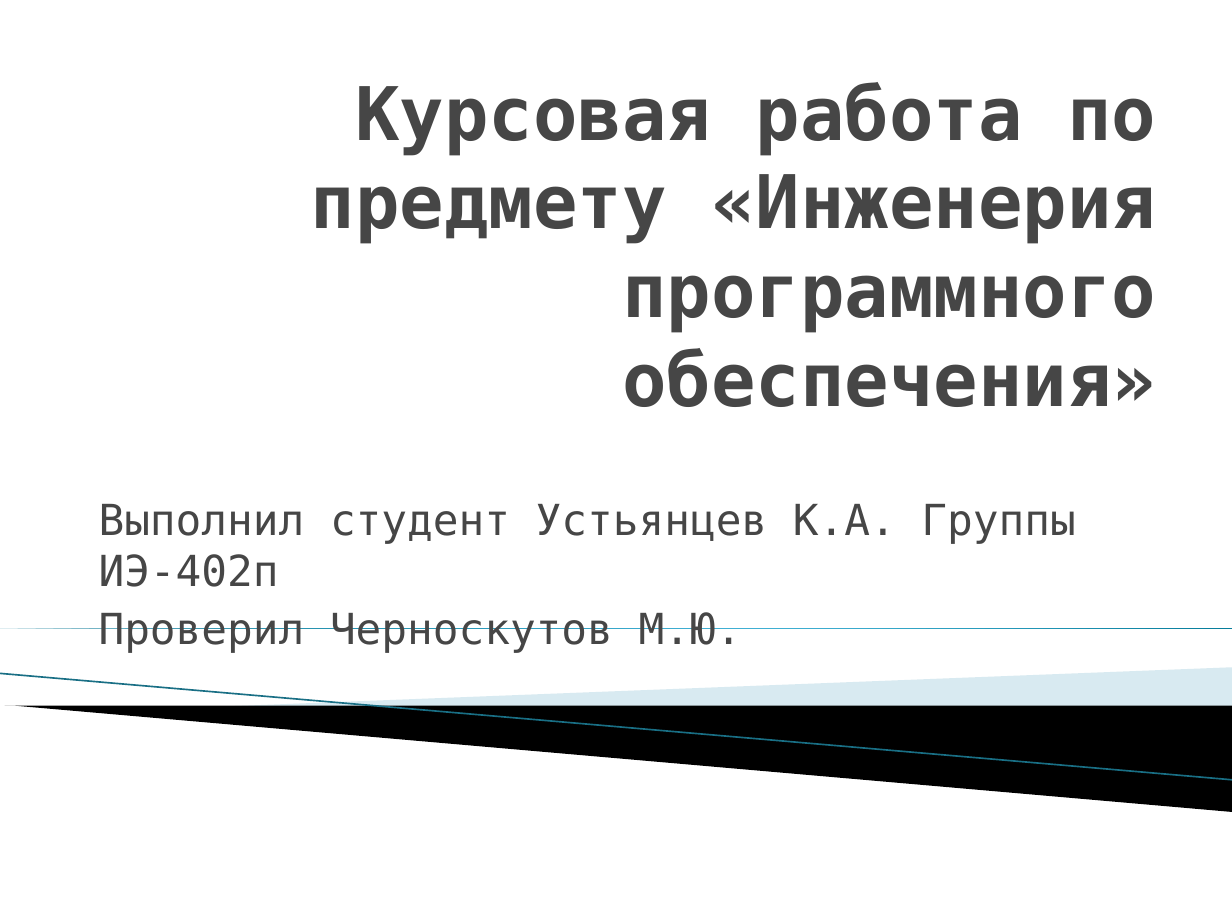
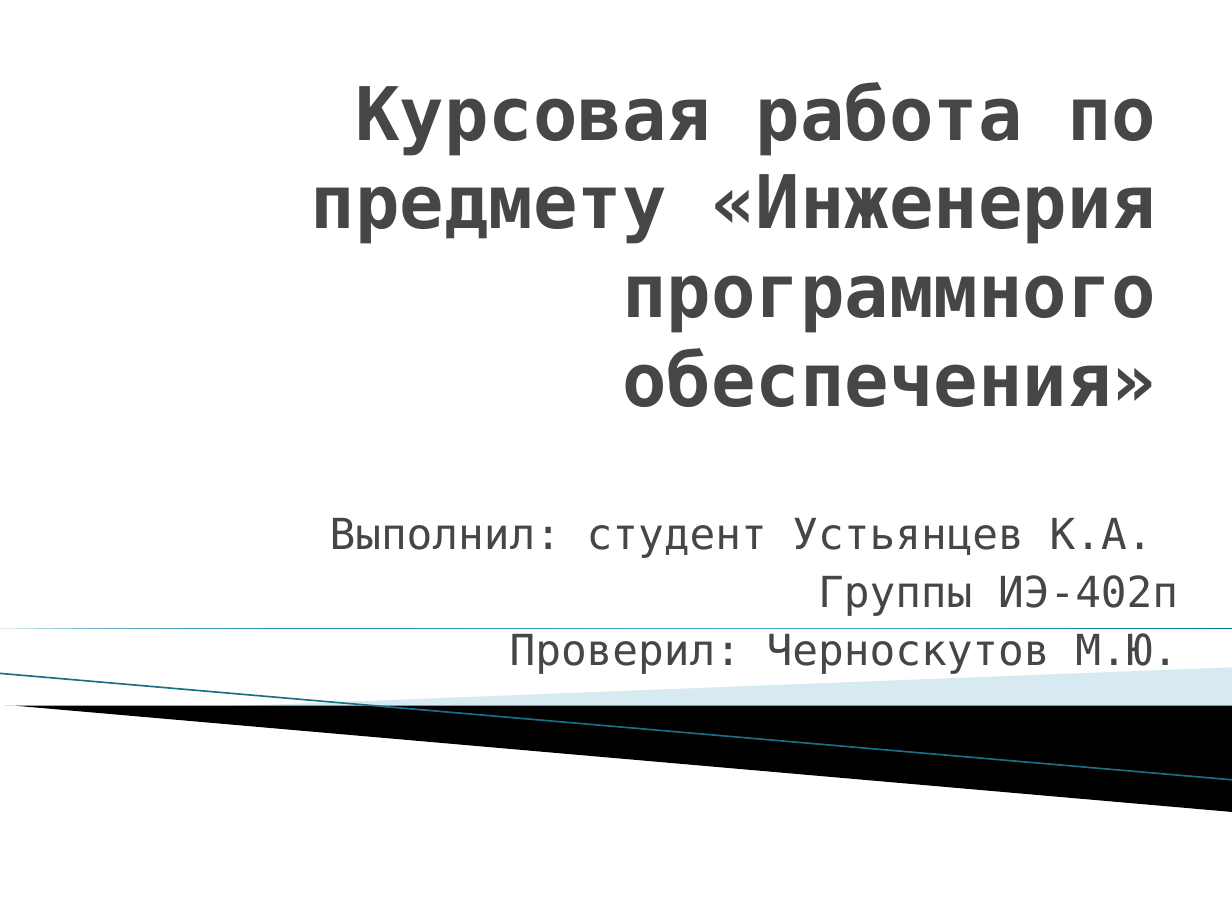
Before and after one commit to Course-and-Co/Excel-and-Cisharp, a slide deck: slide 1 of Презентация.pptx. Drawn at 1232x924 pixels with LibreOffice and Linux fonts; fonts in the diff are those of the drawing; background and template pictures are left out. Boxes give left, top, right and bottom in pixels: in the first picture for what was removed or moved away, otherwise in the second. Text is boxed around its words. In the diff, an @@ line names an element or a change of style, - is before the commit and + after.

```diff
--- a/Презентация.pptx
+++ b/Презентация.pptx
@@ subtitle at (x1=330, y1=518, x2=1178, y2=674): text changed @@
-Выполнил студент Устьянцев К.А. Группы ИЭ-402п
-Проверил Черноскутов М.Ю.
+Выполнил: студент Устьянцев К.А.
+Группы ИЭ-402п
+Проверил: Черноскутов М.Ю.
```
Also in this commit, not shown: 3 other slides changed, 2 slides added, 6 other files.
